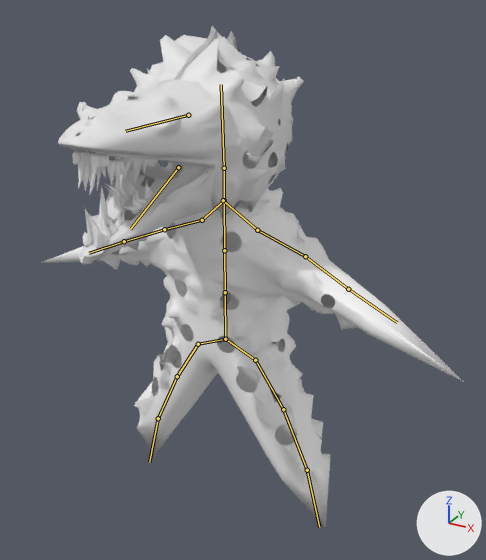
The glTF model monsterthing.glb as it was, and as the next commit left it.
One viewpoint serves both versions: a camera (50 mm lens) standing at (1.46, -2.46, 2.66) and looking at (0.16, -0.1, 1.47). Every picture has the same lights, and +X, +Y and +Z are marked at lower right. The older version comes first. The bones that change, and the others that lie on the model, are drawn over the model as lines.
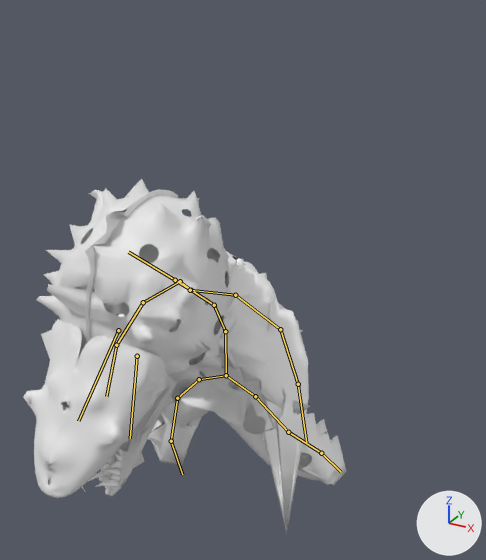
The newer file adds an action. The first version stands in its rest pose; the second is drawn at frame 0 of the action 'jumpscare'.

Where the change shows, as pixel boxes [x1, y1, x2, y2] in the pictures (486 x 560 px):
'Plane.002', posed: before [41, 26, 464, 528]; after [23, 179, 346, 534]
bone 'center', root to tip: before (225, 339) to (225, 292); after (226, 375) to (225, 331)
bone 'belly', root to tip: before (225, 292) to (224, 250); after (225, 331) to (214, 305)
bone 'chest', root to tip: before (224, 250) to (224, 200); after (214, 305) to (191, 290)
bone 'upperarm.l', root to tip: before (202, 220) to (164, 229); after (180, 281) to (143, 302)
bone 'lowerarm.l', root to tip: before (164, 229) to (124, 241); after (143, 302) to (116, 345)
bone 'hand.l', root to tip: before (124, 241) to (89, 253); after (116, 345) to (106, 396)
bone 'upperarm.r', root to tip: before (257, 230) to (305, 256); after (235, 295) to (280, 329)
bone 'lowerarm.r', root to tip: before (305, 256) to (348, 289); after (280, 329) to (298, 384)
bone 'hand.r', root to tip: before (348, 289) to (397, 322); after (298, 384) to (306, 442)
bone 'upperleg.l', root to tip: before (198, 344) to (177, 376); after (199, 379) to (177, 398)
bone 'lowerleg.l', root to tip: before (177, 376) to (158, 418); after (177, 398) to (171, 441)
bone 'foot.l', root to tip: before (158, 418) to (149, 462); after (171, 441) to (182, 474)
bone 'upperleg.r', root to tip: before (255, 360) to (283, 409); after (255, 396) to (288, 432)
bone 'lowerleg.r', root to tip: before (283, 409) to (307, 470); after (288, 432) to (321, 453)

The change in detail:
Bone 'center' (bone_center) moves from (0.0, 0.0, 0.0) to (0.0, -0.206, 0.0).
Bone 'belly' (bone_belly) turns from (0, 0, 0) to (28, 0, 0) degrees about its own x, y and z.
Bone 'chest' (bone_chest) turns from (0, 0, 0) to (23, 0, 0) degrees about its own x, y and z.
Bone 'upperarm.l' (bone_upperarm_l) turns from (0, 0, 0) to (35, 0, -4) degrees about its own x, y and z.
Bone 'lowerarm.l' (bone_lowerarm_l) turns from (0, 0, 0) to (23, 0, 0) degrees about its own x, y and z.
Bone 'hand.l' (bone_hand_l) turns from (0, 0, 0) to (39, 0, 0) degrees about its own x, y and z.
Bone 'upperarm.r' (bone_upperarm_r) turns from (0, 0, 0) to (25, 0, 0) degrees about its own x, y and z.
Bone 'lowerarm.r' (bone_lowerarm_r) turns from (0, 0, 0) to (20, 0, 0) degrees about its own x, y and z.
Bone 'hand.r' (bone_hand_r) turns from (0, 0, 0) to (16, 0, 0) degrees about its own x, y and z.
Bone 'upperleg.l' (bone_upperleg_l) turns from (0, 0, 0) to (10, 2, -10) degrees about its own x, y and z.
Bone 'lowerleg.l' (bone_lowerleg_l) turns from (0, 0, 0) to (-22, -16, 11) degrees about its own x, y and z.
Bone 'foot.l' (bone_foot_l) turns from (0, 0, 0) to (-4, -13, -10) degrees about its own x, y and z.
Bone 'upperleg.r' (bone_upperleg_r) turns from (0, 0, 0) to (0, 0, 18) degrees about its own x, y and z.
Bone 'lowerleg.r' (bone_lowerleg_r) turns from (0, 0, 0) to (0, 0, 22) degrees about its own x, y and z.
